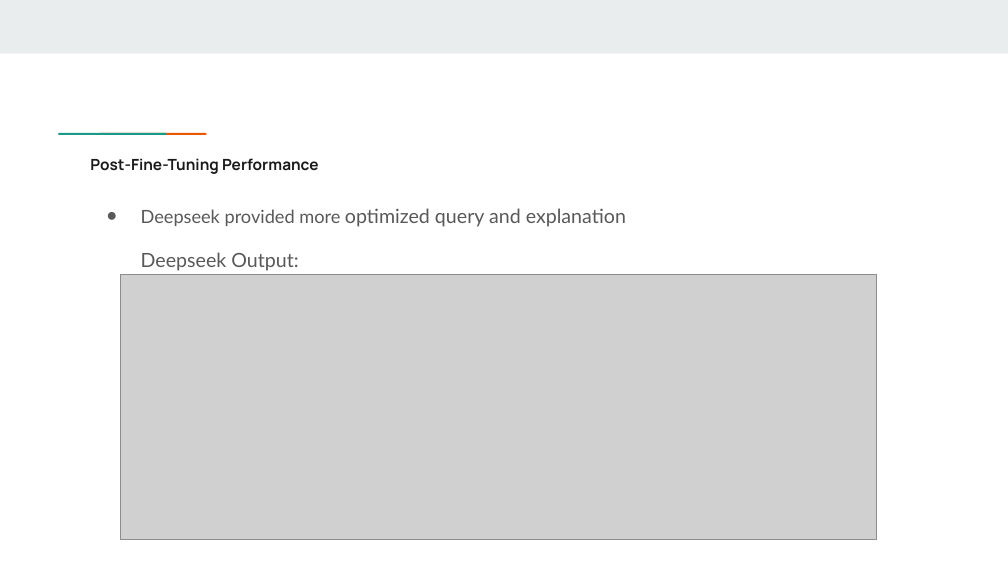
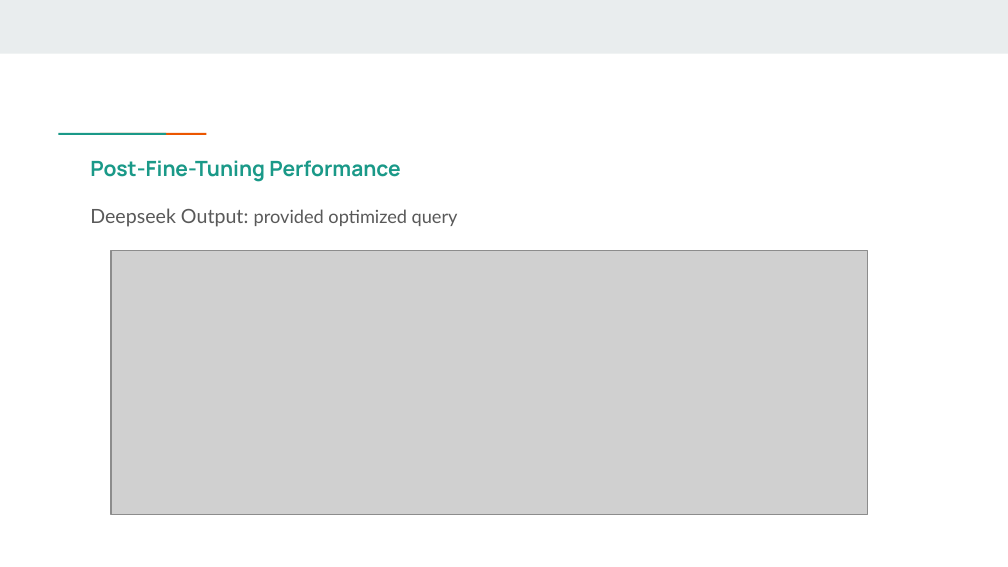
Before and after one commit to noelregis718/PrompttoSql, a slide deck: slide 9 of Mid-term Project.pptx (slide 7 before the commit). Drawn at 1008x567 pixels with LibreOffice and Linux fonts; fonts in the diff are those of the drawing; grey boxes stand for pictures. Boxes give left, top, right and bottom in pixels: in the first picture for what was removed or moved away, otherwise in the second. Text is boxed around its words. In the diff, an @@ line names an element or a change of style, - is before the commit and + after.

```diff
--- a/Mid-term Project.pptx
+++ b/Mid-term Project.pptx
@@ title "Post-Fine-Tuning Performance" at bbox=[90, 160, 400, 182]: size 11 to 15 pt, text colour #1A1A1A to #1A9988 @@
@@ text at bbox=[90, 208, 458, 227]: text changed; size 14 to 13 pt @@
-● Deepseek provided more optimized query and explanation
-Deepseek Output:
+Deepseek Output: provided optimized query
@@ picture: place and size @@
-picture at bbox=[120, 274, 876, 539]
+picture at bbox=[111, 250, 867, 515]
```
Also in this commit, not shown: 9 other slides changed, 3 slides added, 1 slide removed, 3 other files.
